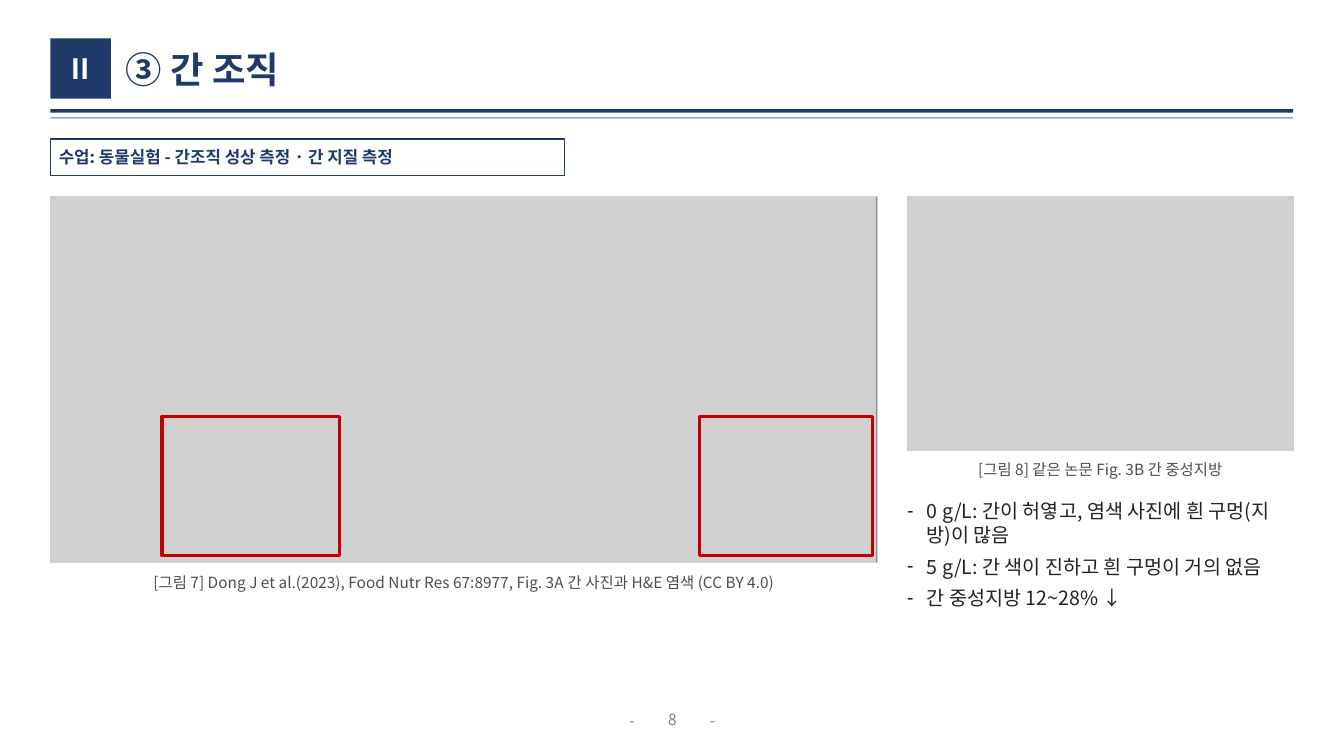
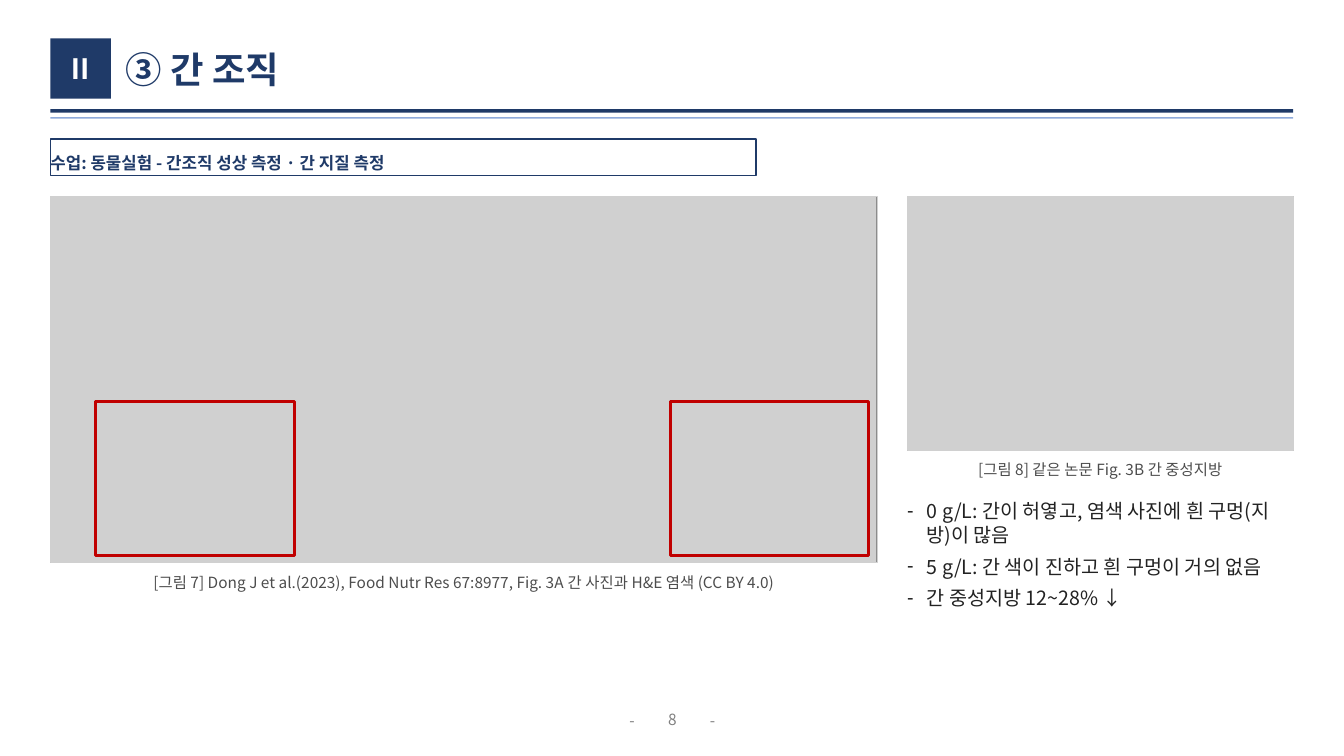
Before and after one commit to logvinca99-cell/logvinca, a slide deck: slide 8 of 발표자료/체중조절_발표_기능성식품학.pptx. Drawn at 1344x756 pixels with LibreOffice and Linux fonts; fonts in the diff are those of the drawing; grey boxes stand for pictures. Boxes give left, top, right and bottom in pixels: in the first picture for what was removed or moved away, otherwise in the second. Text is boxed around its words. In the diff, an @@ line names an element or a change of style, - is before the commit and + after.

```diff
--- a/발표자료/체중조절_발표_기능성식품학.pptx
+++ b/발표자료/체중조절_발표_기능성식품학.pptx
@@ rectangle "수업: 동물실험 - 간조직 성상 ...": place and size @@
-rectangle "수업: 동물실험 - 간조직 성상 ..." at box(50, 139, 565, 175)
+rectangle "수업: 동물실험 - 간조직 성상 ..." at box(50, 139, 756, 175)
@@ rectangle: place and size @@
-rectangle at box(162, 416, 340, 556)
+rectangle at box(96, 402, 294, 557)
@@ rectangle: place and size @@
-rectangle at box(700, 416, 873, 556)
+rectangle at box(670, 402, 869, 557)
```
Also in this commit, not shown: 10 other slides changed, 1 other file.
